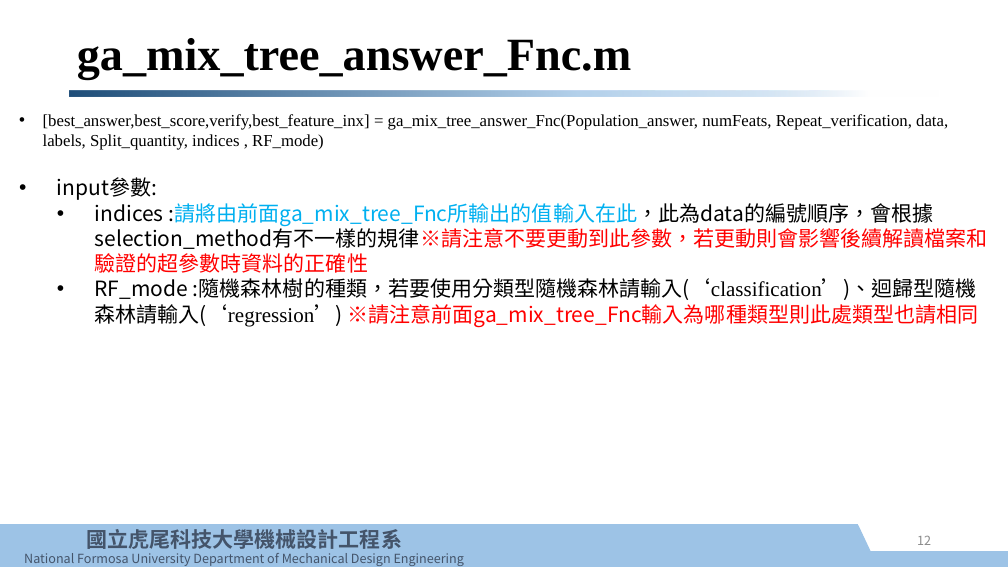
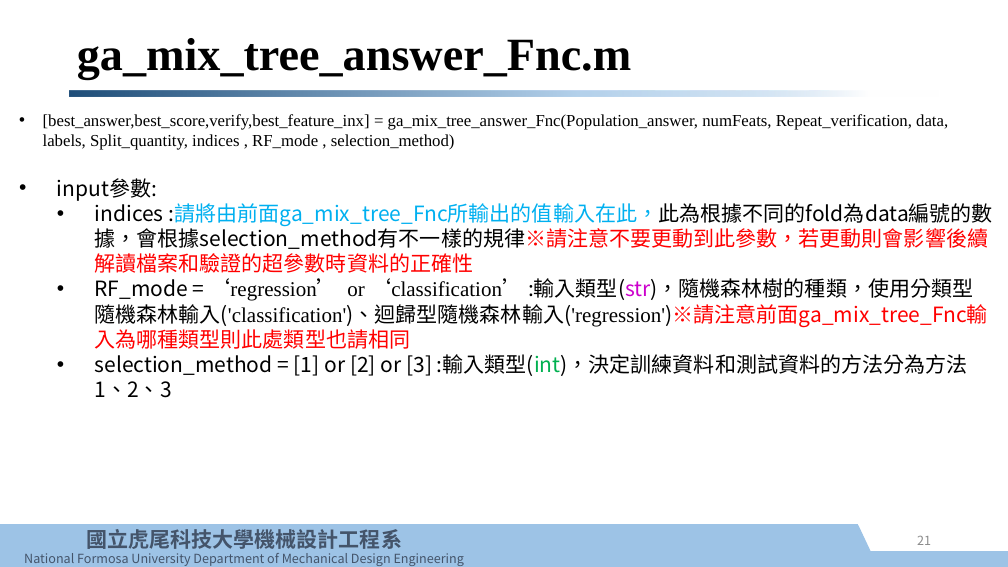
Before and after one commit to e970230/test, a slide deck: slide 21 of GA_RF/基因演算法控制隨機森林使用說明.pptx (slide 12 before the commit). Drawn at 1008x567 pixels with LibreOffice and Linux fonts; fonts in the diff are those of the drawing; background and template pictures are left out. Boxes give left, top, right and bottom in pixels: in the first picture for what was removed or moved away, otherwise in the second. Text is boxed around its words. In the diff, an @@ line names an element or a change of style, - is before the commit and + after.

```diff
--- a/GA_RF/基因演算法控制隨機森林使用說明.pptx
+++ b/GA_RF/基因演算法控制隨機森林使用說明.pptx
@@ text at (43, 114, 948, 150): text changed @@
-• [best_answer,best_score,verify,best_feature_inx] = ga_mix_tree_answer_Fnc(Population_answer, numFeats, Repeat_verification, data, labels, Split_quantity, indices , RF_mode)
+• [best_answer,best_score,verify,best_feature_inx] = ga_mix_tree_answer_Fnc(Population_answer, numFeats, Repeat_verification, data, labels, Split_quantity, indices , RF_mode , selection_method)
@@ text at (95, 203, 993, 398): text changed @@
-  • indices :請將由前面ga_mix_tree_Fnc所輸出的值輸入在此，此為data的編號順序，會根據selection_method有不一樣的規律※請注意不要更動到此參數，若更動則會影響後續解讀檔案和驗證的超參數時資料的正確性
-  • RF_mode :隨機森林樹的種類，若要使用分類型隨機森林請輸入(‘classification’)、迴歸型隨機森林請輸入(‘regression’) ※請注意前面ga_mix_tree_Fnc輸入為哪種類型則此處類型也請相同
+  • indices :請將由前面ga_mix_tree_Fnc所輸出的值輸入在此，此為根據不同的fold為data編號的數據，會根據selection_method有不一樣的規律※請注意不要更動到此參數，若更動則會影響後續解讀檔案和驗證的超參數時資料的正確性
+  • RF_mode = ‘regression’ or ‘classification’ :輸入類型(str)，隨機森林樹的種類，使用分類型隨機森林輸入('classification')、迴歸型隨機森林輸入('regression')※請注意前面ga_mix_tree_Fnc輸入為哪種類型則此處類型也請相同
+  • selection_method = [1] or [2] or [3] :輸入類型(int)，決定訓練資料和測試資料的方法分為方法1、2、3
@@ page number at (917, 536, 931, 545): text changed @@
-12
+21
```
Also in this commit, not shown: 6 other slides changed, 8 slides added, 4 slides removed.
